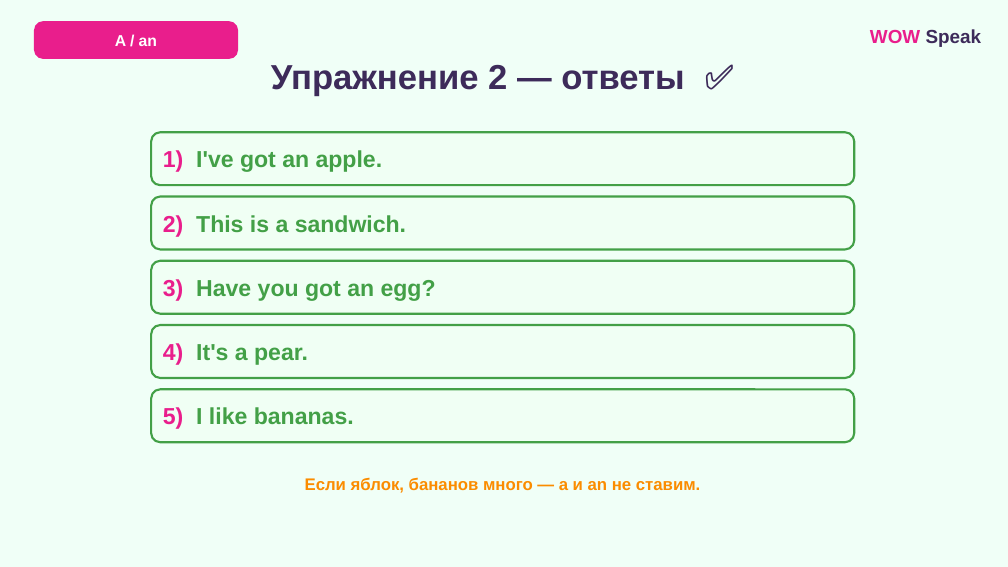
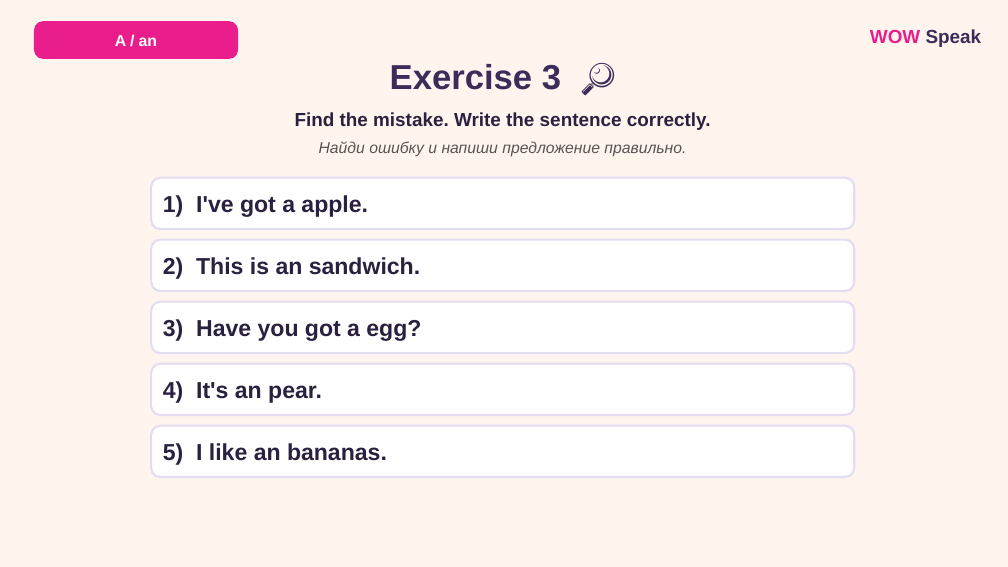
Before and after one commit to wowspeakschool-lang/classroom, a slide deck: slide 8 of vebinary/03.12_A-an/7-9/WOW_Speak_A_An_Food_7-9_SELFSTUDY.pptx (slide 6 before the commit). Drawn at 1008x567 pixels with LibreOffice and Linux fonts; fonts in the diff are those of the drawing. Boxes give left, top, right and bottom in pixels: in the first picture for what was removed or moved away, otherwise in the second. Text is boxed around its words. In the diff, an @@ line names an element or a change of style, - is before the commit and + after.

```diff
--- a/vebinary/03.12_A-an/7-9/WOW_Speak_A_An_Food_7-9_SELFSTUDY.pptx
+++ b/vebinary/03.12_A-an/7-9/WOW_Speak_A_An_Food_7-9_SELFSTUDY.pptx
@@ background #F0FFF7 to #FFF5EE @@
@@ text at bbox=[390, 64, 561, 90]: text changed @@
-Упражнение 2 — ответы ✅
+Exercise 3 🔎
@@ text added at bbox=[295, 112, 711, 130], 18 pt, text #2A2140, bold @@
+Find the mistake. Write the sentence correctly.
@@ text added at bbox=[319, 141, 686, 157], 15 pt, text #555555, italic @@
+Найди ошибку и напиши предложение правильно.
@@ rounded rectangle "1) I've got a apple.": place and size @@
-rounded rectangle "1) I've got a apple." at bbox=[151, 132, 854, 185]
+rounded rectangle "1) I've got a apple." at bbox=[151, 178, 854, 229]
@@ text in rounded rectangle at bbox=[163, 195, 368, 217]: text changed; text colour #43A047 to #2A2140 @@
-1) I've got an apple.
+1) I've got a apple.
@@ fill #F0FFF4 to #FFFFFF; outline #43A047 2 pt to #E3DCF2 2 pt; proportions changed in 5 elements at bbox=[151, 426, 854, 477], bbox=[151, 302, 854, 353], bbox=[151, 178, 854, 229], bbox=[151, 364, 854, 415], bbox=[151, 240, 854, 291] @@
@@ rounded rectangle "2) This is an sandwich.": place and size @@
-rounded rectangle "2) This is an sandwich." at bbox=[151, 197, 854, 250]
+rounded rectangle "2) This is an sandwich." at bbox=[151, 240, 854, 291]
@@ text in rounded rectangle at bbox=[163, 257, 420, 279]: text changed; text colour #43A047 to #2A2140 @@
-2) This is a sandwich.
+2) This is an sandwich.
@@ rounded rectangle "3) Have you got a ...": place and size @@
-rounded rectangle "3) Have you got a ..." at bbox=[151, 261, 854, 314]
+rounded rectangle "3) Have you got a ..." at bbox=[151, 302, 854, 353]
@@ text in rounded rectangle at bbox=[163, 319, 421, 341]: text changed; text colour #43A047 to #2A2140 @@
-3) Have you got an egg?
+3) Have you got a egg?
@@ rounded rectangle "4) It's an pear.": place and size @@
-rounded rectangle "4) It's an pear." at bbox=[151, 325, 854, 378]
+rounded rectangle "4) It's an pear." at bbox=[151, 364, 854, 415]
@@ text in rounded rectangle at bbox=[163, 381, 322, 403]: text changed; text colour #43A047 to #2A2140 @@
-4) It's a pear.
+4) It's an pear.
@@ rounded rectangle "5) I like an bananas.": place and size @@
-rounded rectangle "5) I like an bananas." at bbox=[151, 389, 854, 442]
+rounded rectangle "5) I like an bananas." at bbox=[151, 426, 854, 477]
@@ text in rounded rectangle at bbox=[163, 443, 387, 465]: text changed; text colour #43A047 to #2A2140 @@
-5) I like bananas.
+5) I like an bananas.
@@ text removed at bbox=[305, 477, 700, 493] @@
-Если яблок, бананов много — a и an не ставим.
```
Also in this commit, not shown: 5 other slides changed, 4 slides added, 1 slide removed, 9 other files.
